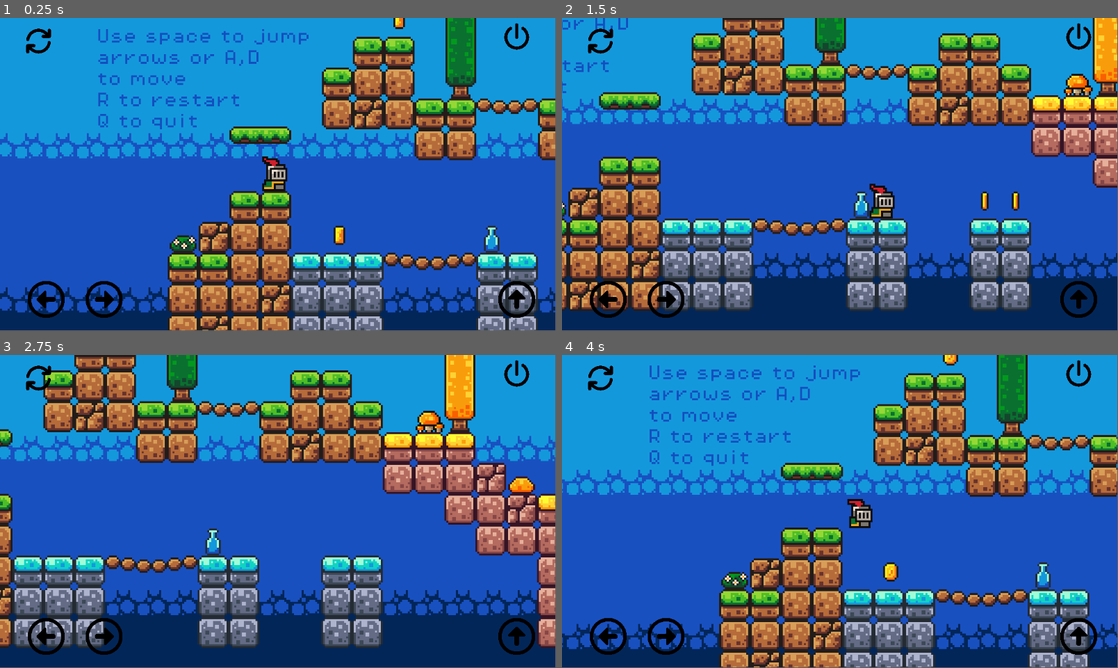
Above: before the commit, frames 1-4 (two rows, left to right).
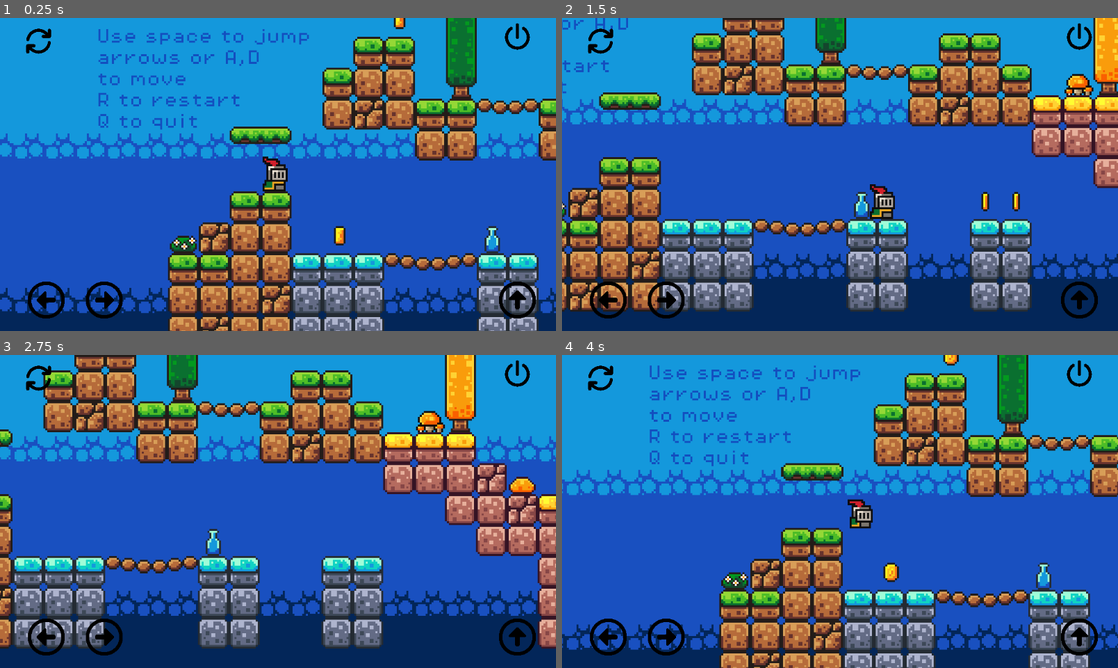
Above: after the commit, the same moments.

Repository: fillumina/brickjumper
Game: Godot game, scene res://scenes/game.tscn
The game is run twice, just before and just after one commit, with the same random seed, the same clock (stepped at 60 frames per second) and the same inputs.
Inputs:
- Up to frame 1 (0.25 s): no input
- Up to frame 2 (1.5 s): hold Right (move_right) from 0.53 s (still down); tap Space (jump) at 0.77 s
- Up to frame 3 (2.75 s): tap Space (jump) at 1.52 s; release Right (move_right) at 2.03 s; hold Left (move_left) from 2.03 s (still down)
- Up to frame 4 (4 s): release Left (move_left) at 2.78 s; hold Right (move_right) from 2.78 s (still down); tap Space (jump) at 3.02, 3.77 s
In our replay, the window is 799x449 before the commit and 800x450 after it. These sizes can differ from the game's own. Grey fills any space a smaller window leaves; there, only what the larger window draws over its background counts as a difference.

The runs differ from the first frame. In frame 1, 8.5% of the frame differs, in the area x 0-100%, y 0-100%; in frame 2, 8.6%, in the area x 0-100%, y 0-96%; in frame 3, 8.1%; in frame 4, 8.5%.

Commit message:
fix scale aspect ratio for portrait mode

Diff:
--- a/project.godot
+++ b/project.godot
@@ -21,8 +21,8 @@
 
 [display]
 
+window/stretch/mode="viewport"
 window/stretch/aspect="expand"
-window/stretch/scale_mode="integer"
 window/handheld/orientation=6
 window/vsync/vsync_mode=0
 
--- a/scenes/game.tscn
+++ b/scenes/game.tscn
@@ -1,6 +1,7 @@
-[gd_scene load_steps=17 format=3 uid="uid://dx12jlgb14hxa"]
+[gd_scene load_steps=18 format=3 uid="uid://dx12jlgb14hxa"]
 
 [ext_resource type="Script" uid="uid://d3hg388am2e3t" path="res://scripts/game_manager.gd" id="1_0tnpc"]
+[ext_resource type="Script" uid="uid://ducwhgmqotsf6" path="res://scripts/game.gd" id="1_kvpfn"]
 [ext_resource type="PackedScene" uid="uid://corawxap2o5fs" path="res://scenes/player.tscn" id="1_uwrxv"]
 [ext_resource type="FontFile" uid="uid://dkkeow6ehqo5f" path="res://assets/fonts/PixelOperator8-Bold.ttf" id="2_vtaks"]
 [ext_resource type="Texture2D" uid="uid://iifle3ya4hli" path="res://assets/sprites/world_tileset.png" id="2_yqjtg"]
@@ -216,6 +217,7 @@
 }
 
 [node name="Game" type="Node2D"]
+script = ExtResource("1_kvpfn")
 
 [node name="GameManager" type="Node" parent="."]
 unique_name_in_owner = true
--- /dev/null
+++ b/scripts/game.gd
@@ -0,0 +1,19 @@
+extends Node2D
+
+
+func _ready():
+	# Connect to the window's size_changed signal
+	get_window().size_changed.connect(_on_window_size_changed)
+	_on_window_size_changed() # Call it once to set the initial state
+
+func _on_window_size_changed():
+	var window_size = get_window().size
+	var base_resolution = ProjectSettings.get_setting("display/window/size/viewport_width") / float(ProjectSettings.get_setting("display/window/size/viewport_height"))
+
+	# Check the current aspect ratio
+	if window_size.x / window_size.y > base_resolution:
+		# Landscape mode: Keep the height, expand the width
+		get_window().content_scale_aspect = Window.CONTENT_SCALE_ASPECT_EXPAND
+	else:
+		# Portrait mode: Keep the width, letterbox the height
+		get_window().content_scale_aspect = Window.CONTENT_SCALE_ASPECT_KEEP_HEIGHT
Not shown, changed: docs/index.apple-touch-icon.png.import
Not shown, changed: docs/index.icon.png.import
Not shown, changed: docs/index.png.import
Not shown, added: scripts/game.gd.uid
Not shown, changed: docs/index.html
Not shown, changed: docs/index.pck
